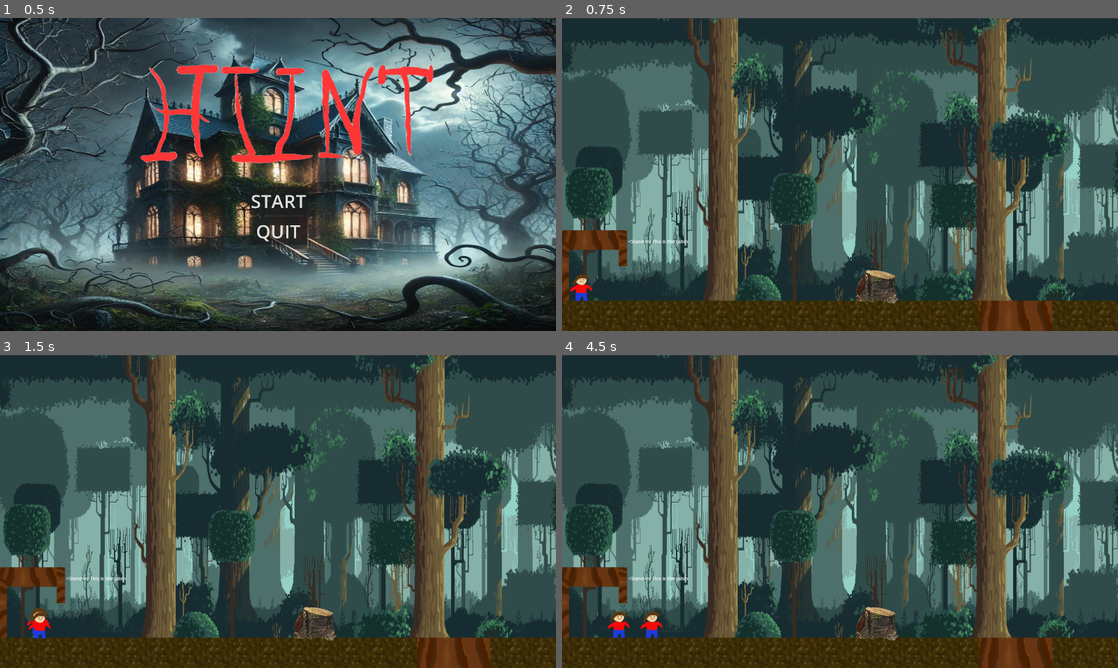
Above: before the commit, frames 1-4 (two rows, left to right).
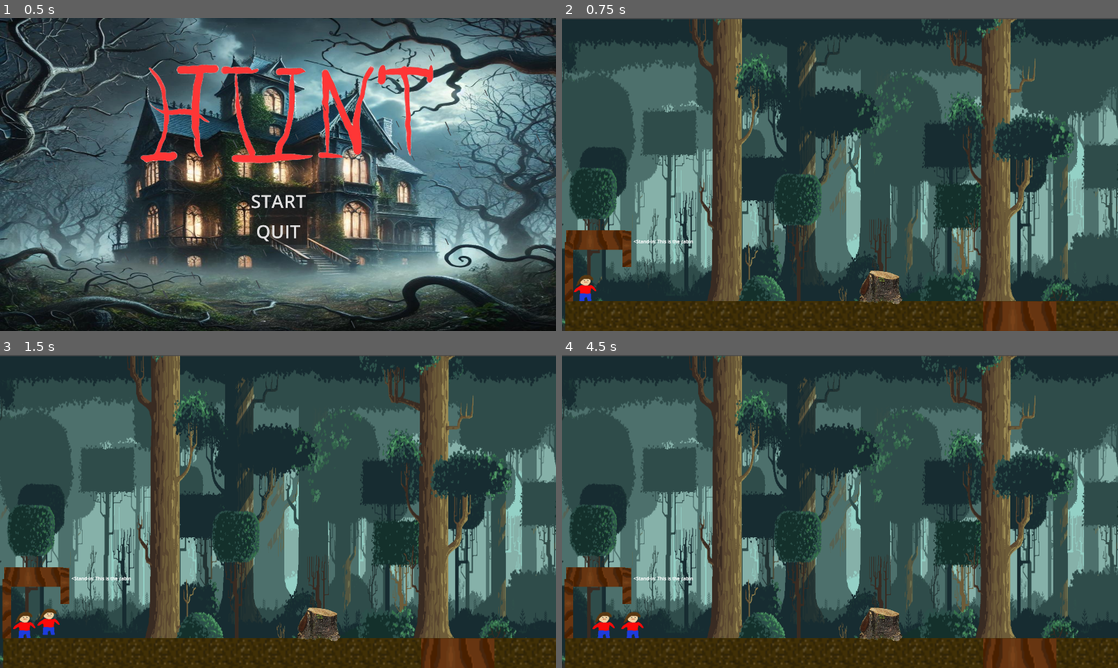
Above: after the commit, the same moments.

Repository: tjwarnke/hiint
Game: Godot game, scene res://World.tscn
Two runs of this game, one before a commit and one after it. Both use one fixed random seed, a clock stepped at 60 frames per second and the inputs below.
Inputs:
- Up to frame 1 (0.5 s): no input
- Up to frame 2 (0.75 s): click "START" at 0.5 s
- Up to frame 3 (1.5 s): tap Enter (ui_accept) at 1.25 s; hold Right (right) from 1.28 s (still down); hold Shift (run) from 1.28 s (still down)
- Up to frame 4 (4.5 s): tap Up (jump) at 1.52, 2.27, 3.77 s; release Shift (run) at 2.03 s; tap Shift (run) at 2.1, 3.6 s; release Right (right) at 2.78 s; hold A (left) 2.78-3.53 s; hold Shift (run) 2.78-3.53 s; hold Right (right) from 3.53 s (still down); hold Shift (run) from 4.28 s (still down)

Frame 1 is identical in both runs. In frame 2, 27% of the frame differs, in the area x 0-100%, y 0-100%; in frame 3, 27%; in frame 4, 27%.

Commit message:
Climb the tree

Diff:
--- a/World.tscn
+++ b/World.tscn
@@ -13,7 +13,7 @@
 visible = false
 
 [node name="Level" parent="." instance=ExtResource("2_q0pb3")]
-position = Vector2(-16, 9)
+position = Vector2(-2, 11)
 
 [node name="AddJump" parent="Level" instance=ExtResource("3_c2ela")]
 position = Vector2(2250, 732)
--- a/level.tscn
+++ b/level.tscn
@@ -56,7 +56,7 @@
 shape = SubResource("SegmentShape2D_asshm")
 
 [node name="Platform1" type="StaticBody2D" parent="."]
-position = Vector2(245, 749)
+position = Vector2(249, 747)
 
 [node name="CollisionShape2D" type="CollisionShape2D" parent="Platform1"]
 position = Vector2(-129.5, 25.5)
@@ -72,6 +72,23 @@
 offset_bottom = 40.0
 text = "<Stand-in: This is the cabin "
 
+[node name="Platform4" type="StaticBody2D" parent="."]
+position = Vector2(249, 747)
+
+[node name="CollisionShape2D" type="CollisionShape2D" parent="Platform4"]
+position = Vector2(-129.5, 25.5)
+shape = SubResource("RectangleShape2D_p2d4g")
+
+[node name="Sprite2D" type="Sprite2D" parent="Platform4"]
+position = Vector2(-131, 7.24999)
+scale = Vector2(3.1875, 4.15625)
+texture = ExtResource("2_iyxqv")
+
+[node name="RichTextLabel" type="RichTextLabel" parent="Platform4"]
+offset_right = 220.0
+offset_bottom = 40.0
+text = "<Stand-in: This is the cabin "
+
 [node name="Platform3" type="StaticBody2D" parent="."]
 position = Vector2(252, 956)
 rotation = 1.5708
@@ -81,6 +98,84 @@
 shape = SubResource("RectangleShape2D_p2d4g")
 
 [node name="Sprite2D" type="Sprite2D" parent="Platform3"]
+position = Vector2(-171.003, 26)
+scale = Vector2(1.93741, 1.8125)
+texture = ExtResource("2_iyxqv")
+
+[node name="Platform5" type="StaticBody2D" parent="."]
+position = Vector2(2774, 870)
+rotation = 0.0261799
+
+[node name="CollisionShape2D" type="CollisionShape2D" parent="Platform5"]
+position = Vector2(-171.5, 25.5)
+shape = SubResource("RectangleShape2D_p2d4g")
+
+[node name="Sprite2D" type="Sprite2D" parent="Platform5"]
+position = Vector2(-171.003, 26)
+scale = Vector2(1.93741, 1.8125)
+texture = ExtResource("2_iyxqv")
+
+[node name="Platform6" type="StaticBody2D" parent="."]
+position = Vector2(3000, 765)
+rotation = 0.0261799
+
+[node name="CollisionShape2D" type="CollisionShape2D" parent="Platform6"]
+position = Vector2(-171.5, 25.5)
+shape = SubResource("RectangleShape2D_p2d4g")
+
+[node name="Sprite2D" type="Sprite2D" parent="Platform6"]
+position = Vector2(-171.003, 26)
+scale = Vector2(1.93741, 1.8125)
+texture = ExtResource("2_iyxqv")
+
+[node name="Platform7" type="StaticBody2D" parent="."]
+position = Vector2(2831, 649)
+rotation = 0.0261799
+
+[node name="CollisionShape2D" type="CollisionShape2D" parent="Platform7"]
+position = Vector2(-171.5, 25.5)
+shape = SubResource("RectangleShape2D_p2d4g")
+
+[node name="Sprite2D" type="Sprite2D" parent="Platform7"]
+position = Vector2(-171.003, 26)
+scale = Vector2(1.93741, 1.8125)
+texture = ExtResource("2_iyxqv")
+
+[node name="Platform8" type="StaticBody2D" parent="."]
+position = Vector2(2945, 508)
+rotation = 0.0261799
+
+[node name="CollisionShape2D" type="CollisionShape2D" parent="Platform8"]
+position = Vector2(-171.5, 25.5)
+shape = SubResource("RectangleShape2D_p2d4g")
+
+[node name="Sprite2D" type="Sprite2D" parent="Platform8"]
+position = Vector2(-171.003, 26)
+scale = Vector2(1.93741, 1.8125)
+texture = ExtResource("2_iyxqv")
+
+[node name="Platform9" type="StaticBody2D" parent="."]
+position = Vector2(2780, 380)
+rotation = 0.0261799
+
+[node name="CollisionShape2D" type="CollisionShape2D" parent="Platform9"]
+position = Vector2(-171.5, 25.5)
+shape = SubResource("RectangleShape2D_p2d4g")
+
+[node name="Sprite2D" type="Sprite2D" parent="Platform9"]
+position = Vector2(-171.003, 26)
+scale = Vector2(1.93741, 1.8125)
+texture = ExtResource("2_iyxqv")
+
+[node name="Platform10" type="StaticBody2D" parent="."]
+position = Vector2(2996, 279)
+rotation = 0.0261799
+
+[node name="CollisionShape2D" type="CollisionShape2D" parent="Platform10"]
+position = Vector2(-171.5, 25.5)
+shape = SubResource("RectangleShape2D_p2d4g")
+
+[node name="Sprite2D" type="Sprite2D" parent="Platform10"]
 position = Vector2(-171.003, 26)
 scale = Vector2(1.93741, 1.8125)
 texture = ExtResource("2_iyxqv")
@@ -157,7 +252,7 @@
 polygon = PackedVector2Array(-51, -52, -42, -70, -39, -71, -33, -71, 80, -47, 81, -34, 81, 10, 84, 26, 89, 28, 89, 33, 87, 37, 89, 42, 95, 48, 95, 55, 92, 61, 81, 71, 69, 73, 55, 72, 25, 62, -11, 71, -94, 60, -90, 54, -89, 47, -88, 42, -82, 39, -82, 35, -88, 26, -88, 10, -83, 3, -77, -15)
 
 [node name="Stump2" type="StaticBody2D" parent="."]
-position = Vector2(2100, 915)
+position = Vector2(2100.62, 915)
 scale = Vector2(0.8, 0.8)
 
 [node name="Stump" type="Sprite2D" parent="Stump2"]
@@ -166,5 +261,5 @@
 texture = ExtResource("4_8j44n")
 
 [node name="CollisionPolygon2D" type="CollisionPolygon2D" parent="Stump2"]
-position = Vector2(-1.24988, 15)
+position = Vector2(1.72101, 6.50307)
 polygon = PackedVector2Array(-51, -52, -42, -70, -39, -71, -33, -71, 80, -47, 81, -34, 81, 10, 84, 26, 89, 28, 89, 33, 87, 37, 89, 42, 95, 48, 95, 55, 92, 61, 81, 71, 69, 73, 55, 72, 25, 62, -11, 71, -94, 60, -90, 54, -89, 47, -88, 42, -82, 39, -82, 35, -88, 26, -88, 10, -83, 3, -77, -15)
